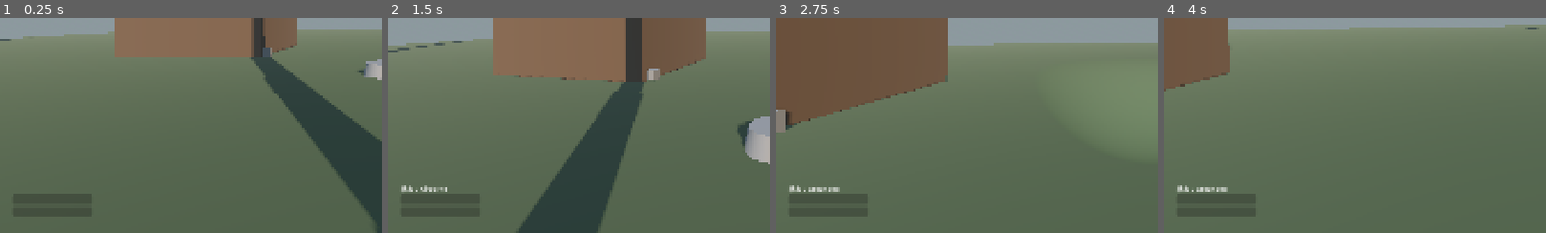
Above: before the commit, frames 1-4 (left to right).
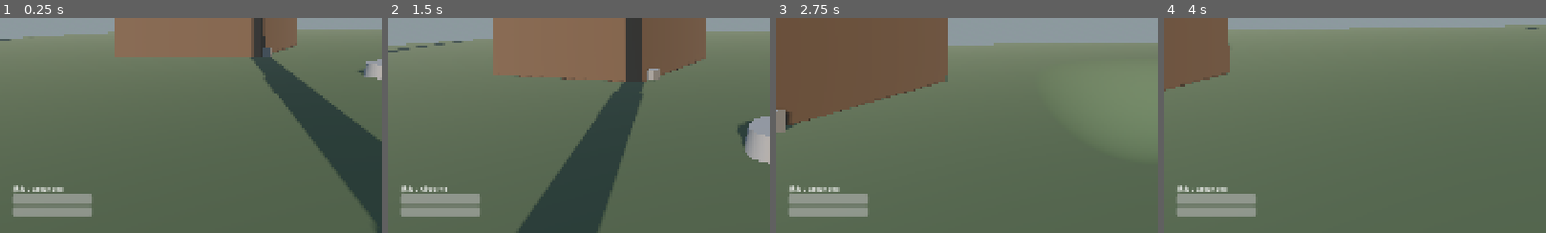
Above: after the commit, the same moments.

Repository: fengjutian/Forest-Adventure
Game: Godot game, scene res://scenes/main/main.tscn
The game is run twice, just before and just after one commit, with the same random seed, the same clock (stepped at 60 frames per second) and the same inputs.
Inputs (mouse positions are % of the whole screen's width and height, from its top left):
- Up to frame 1 (0.25 s): no input
- Up to frame 2 (1.5 s): move the mouse to (55, 50) at 0.52 s; hold F (flashlight) 0.53-1.28 s; hold W (move_forward) from 0.53 s (still down); tap C (compass) at 0.6 s; tap Space (jump) at 0.77 s; move the mouse to (45, 50) at 1.27 s; tap F (flashlight) at 1.35 s
- Up to frame 3 (2.75 s): keep holding W (move_forward); tap Space (jump) at 1.52 s; tap C (compass) at 1.55, 2.1 s; move the mouse to (52, 48) at 2.02 s; hold F (flashlight) from 2.03 s (still down)
- Up to frame 4 (4 s): keep holding W (move_forward); move the mouse to (49, 52) at 2.77 s; release F (flashlight) at 2.78 s; tap Ctrl (crouch) at 2.85 s; tap Space (jump) at 3.02, 3.77 s; tap C (compass) at 3.05 s; move the mouse to (57, 51) at 3.52 s; hold F (flashlight) from 3.53 s (still down)
The pictures show only the part of the screen within x 0-50%, y 50-100%; the shares and areas given below are measured in that part.

The runs differ from the first frame. In frame 1, 2.5% of the frame differs, in the area x 3-24%, y 77-93%; in frame 2, 2.2%; in frame 3, 2.2%; in frame 4, 2.2%.

Commit message:
feat: Update README and add item definitions, settings, and export configurations

Diff:
--- a/game/autoload/save_manager.gd
+++ b/game/autoload/save_manager.gd
@@ -178,7 +178,8 @@
 	data["current_scene"] = data.get("current_scene", "")
 	data["player_transform"] = data.get("player_transform", {})
 	data["player_state"] = data.get("player_state", {})
-	data["inventory"] = data.get("inventory", [])
+	# inventory 在 v1 起是字典 {capacity, slots, quest_slots}
+	data["inventory"] = data.get("inventory", {})
 	data["quest_states"] = data.get("quest_states", {})
 	data["world_flags"] = data.get("world_flags", {})
 	data["changed_objects"] = data.get("changed_objects", {})
--- a/game/autoload/settings_manager.gd
+++ b/game/autoload/settings_manager.gd
@@ -26,6 +26,7 @@
 	var config := ConfigFile.new()
 	if config.load(SETTINGS_PATH) != OK:
 		GameLog.warn("设置文件不存在，使用默认值", {"path": SETTINGS_PATH})
+		save_settings()
 		return
 
 	mouse_sensitivity = float(config.get_value(SECTION, "mouse_sensitivity", DEFAULT_MOUSE_SENSITIVITY))
--- /dev/null
+++ b/game/resources/items/arrow.tres
@@ -0,0 +1,11 @@
+[gd_resource type="Resource" script_class="ItemDefinition" load_steps=2 format=3]
+
+[ext_resource type="Script" path="res://scripts/gameplay/item_definition.gd" id="1_item"]
+
+[resource]
+script = ExtResource("1_item")
+id = &"arrow"
+display_name = "箭矢"
+description = "可以从松木林里回收，也可以制作。"
+max_stack = 20
+tags = Array[StringName]([&"resource"])
--- /dev/null
+++ b/game/resources/items/compass.tres
@@ -0,0 +1,11 @@
+[gd_resource type="Resource" script_class="ItemDefinition" load_steps=2 format=3]
+
+[ext_resource type="Script" path="res://scripts/gameplay/item_definition.gd" id="1_item"]
+
+[resource]
+script = ExtResource("1_item")
+id = &"compass"
+display_name = "指南针"
+description = "提供方向，不提供目标箭头。"
+max_stack = 1
+tags = Array[StringName]([&"tool"])
--- /dev/null
+++ b/game/resources/items/first_aid.tres
@@ -0,0 +1,11 @@
+[gd_resource type="Resource" script_class="ItemDefinition" load_steps=2 format=3]
+
+[ext_resource type="Script" path="res://scripts/gameplay/item_definition.gd" id="1_item"]
+
+[resource]
+script = ExtResource("1_item")
+id = &"first_aid"
+display_name = "急救包"
+description = "恢复生命的基础消耗品。"
+max_stack = 5
+tags = Array[StringName]([&"consumable"])
--- /dev/null
+++ b/game/resources/items/flashlight.tres
@@ -0,0 +1,11 @@
+[gd_resource type="Resource" script_class="ItemDefinition" load_steps=2 format=3]
+
+[ext_resource type="Script" path="res://scripts/gameplay/item_definition.gd" id="1_item"]
+
+[resource]
+script = ExtResource("1_item")
+id = &"flashlight"
+display_name = "手电筒"
+description = "夜间探索工具，电量有限。"
+max_stack = 1
+tags = Array[StringName]([&"tool"])
--- /dev/null
+++ b/game/resources/items/fuse.tres
@@ -0,0 +1,11 @@
+[gd_resource type="Resource" script_class="ItemDefinition" load_steps=2 format=3]
+
+[ext_resource type="Script" path="res://scripts/gameplay/item_definition.gd" id="1_item"]
+
+[resource]
+script = ExtResource("1_item")
+id = &"fuse"
+display_name = "备用保险丝"
+description = "守林员日志提到备用保险丝可能还在溪边的物资箱里。"
+max_stack = 1
+tags = Array[StringName]([&"quest_item"])
--- /dev/null
+++ b/game/resources/items/map.tres
@@ -0,0 +1,11 @@
+[gd_resource type="Resource" script_class="ItemDefinition" load_steps=2 format=3]
+
+[ext_resource type="Script" path="res://scripts/gameplay/item_definition.gd" id="1_item"]
+
+[resource]
+script = ExtResource("1_item")
+id = &"map"
+display_name = "纸质地图"
+description = "不显示实时位置，需要通过地标定位。"
+max_stack = 1
+tags = Array[StringName]([&"tool"])
--- /dev/null
+++ b/game/resources/items/ration.tres
@@ -0,0 +1,11 @@
+[gd_resource type="Resource" script_class="ItemDefinition" load_steps=2 format=3]
+
+[ext_resource type="Script" path="res://scripts/gameplay/item_definition.gd" id="1_item"]
+
+[resource]
+script = ExtResource("1_item")
+id = &"ration"
+display_name = "应急口粮"
+description = "可以恢复一点体力。"
+max_stack = 5
+tags = Array[StringName]([&"consumable"])
--- a/game/scripts/core/game_log.gd
+++ b/game/scripts/core/game_log.gd
@@ -39,7 +39,13 @@
 	_ensure_dir()
 	_rotate_if_needed()
 
-	var file := FileAccess.open("%s/%s" % [LOG_DIR, LOG_FILE], FileAccess.READ_WRITE)
+	var path := "%s/%s" % [LOG_DIR, LOG_FILE]
+	# READ_WRITE 不会创建缺失的文件，首次写入必须用 WRITE
+	var mode := FileAccess.WRITE
+	if FileAccess.file_exists(path):
+		mode = FileAccess.READ_WRITE
+
+	var file := FileAccess.open(path, mode)
 	if file == null:
 		return
 	file.seek_end()
--- a/game/scripts/main.gd
+++ b/game/scripts/main.gd
@@ -5,6 +5,17 @@
 ## 负责装配存档提供者、加载任务定义，并把 M0/M1 的灰盒链路串起来。
 
 const QUEST_CAMP_COMM := "res://resources/quests/camp_comm_radio.tres"
+
+## 物品定义（docs/game-design.md §6.2：工具 / 消耗品 / 资源 / 线索）。
+const ITEM_DEFINITIONS := [
+	"res://resources/items/map.tres",
+	"res://resources/items/compass.tres",
+	"res://resources/items/flashlight.tres",
+	"res://resources/items/fuse.tres",
+	"res://resources/items/arrow.tres",
+	"res://resources/items/first_aid.tres",
+	"res://resources/items/ration.tres",
+]
 
 @onready var player: Player = $Player as Player
 @onready var inventory: Inventory = $Player/Inventory as Inventory
@@ -15,6 +26,7 @@
 
 func _ready() -> void:
 	_register_save_handlers()
+	_load_items()
 	_load_quests()
 	GameLog.info("Main 就绪", {
 		"scene": get_tree().current_scene.scene_file_path if get_tree().current_scene else "",
@@ -74,8 +86,14 @@
 func _load_inventory(data: Dictionary) -> void:
 	if inventory == null:
 		return
-	var payload: Dictionary = data.get("inventory", {})
-	inventory.from_dict(payload)
+	var payload: Variant = data.get("inventory", {})
+	if payload is Dictionary:
+		inventory.from_dict(payload)
+	elif payload is Array:
+		# 兼容早期把槽位直接写成数组的存档
+		inventory.from_dict({"slots": payload})
+	else:
+		GameLog.warn("存档中的背包数据格式无法识别", {"type": typeof(payload)})
 
 
 func _load_world(data: Dictionary) -> void:
@@ -97,6 +115,25 @@
 			GameLog.info("对象状态已恢复", {"object": object_id})
 
 
+# ------------------------------------------------------------------ 物品
+
+func _load_items() -> void:
+	if inventory == null:
+		return
+	var loaded := 0
+	for path in ITEM_DEFINITIONS:
+		if not ResourceLoader.exists(path):
+			GameLog.warn("物品资源不存在", {"path": path})
+			continue
+		var definition := load(path) as ItemDefinition
+		if definition == null:
+			GameLog.error("物品资源类型不正确", {"path": path})
+			continue
+		inventory.register_definition(definition)
+		loaded += 1
+	GameLog.info("物品定义已加载", {"count": loaded})
+
+
 # ------------------------------------------------------------------ 任务
 
 func _load_quests() -> void:
--- a/game/scripts/ui/hud.gd
+++ b/game/scripts/ui/hud.gd
@@ -29,6 +29,19 @@
 
 	interaction_prompt.text = ""
 	resume_hint.visible = false
+
+	# Player 的 _ready 可能早于 HUD，首帧不会收到 health/stamina 广播，这里主动同步一次
+	_sync_from_player()
+
+
+func _sync_from_player() -> void:
+	if _player == null:
+		return
+	health_bar.max_value = _player.tuning.max_health
+	health_bar.value = _player.health
+	stamina_bar.max_value = _player.tuning.max_stamina
+	stamina_bar.value = _player.stamina
+	status_label.text = "状态：%s" % _player.state_machine.state_name(_player.state_machine.current_state)
 
 
 func _process(_delta: float) -> void:
--- /dev/null
+++ b/game/tests/capture_screenshot.gd
@@ -0,0 +1,33 @@
+extends Node
+## 截图工具：在真实渲染后端下抓取一帧，输出 PNG。
+##
+## 用法：godot --path game res://tests/capture_screenshot.tscn
+## 注意：必须使用带图形后端的 Godot（不能 --headless），否则拿到的是空帧。
+
+@export var output_path: String = "res://../build/screenshots/frame.png"
+@export var settle_frames: int = 12
+
+
+func _ready() -> void:
+	for i in range(settle_frames):
+		await get_tree().process_frame
+
+	await RenderingServer.frame_post_draw
+
+	var viewport := get_viewport()
+	var image := viewport.get_texture().get_image()
+	if image == null:
+		push_error("无法取得渲染结果")
+		get_tree().quit(1)
+		return
+
+	var absolute := ProjectSettings.globalize_path(output_path)
+	DirAccess.make_dir_recursive_absolute(absolute.get_base_dir())
+	var err := image.save_png(absolute)
+	if err != OK:
+		push_error("截图写入失败：%s（错误 %d）" % [absolute, err])
+		get_tree().quit(1)
+		return
+
+	print("SCREENSHOT_SAVED:%s %dx%d" % [absolute, image.get_width(), image.get_height()])
+	get_tree().quit(0)
--- /dev/null
+++ b/game/tests/capture_screenshot.tscn
@@ -0,0 +1,9 @@
+[gd_scene load_steps=3 format=3]
+
+[ext_resource type="Script" path="res://tests/capture_screenshot.gd" id="1_capture"]
+[ext_resource type="PackedScene" path="res://scenes/main/main.tscn" id="2_main"]
+
+[node name="CaptureScreenshot" type="Node"]
+script = ExtResource("1_capture")
+
+[node name="Main" parent="." instance=ExtResource("2_main")]
Not shown, added: game/export_presets.cfg
Not shown, added: game/tests/capture_screenshot.gd.uid
Not shown, added: tools/build_windows.ps1
Not shown, added: tools/forest_generator/output/.gitkeep
